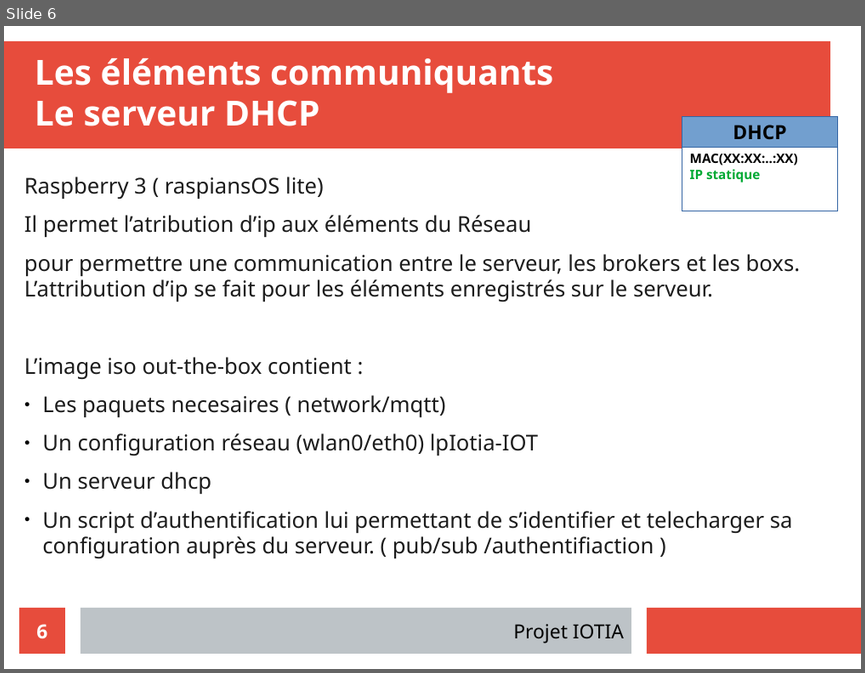
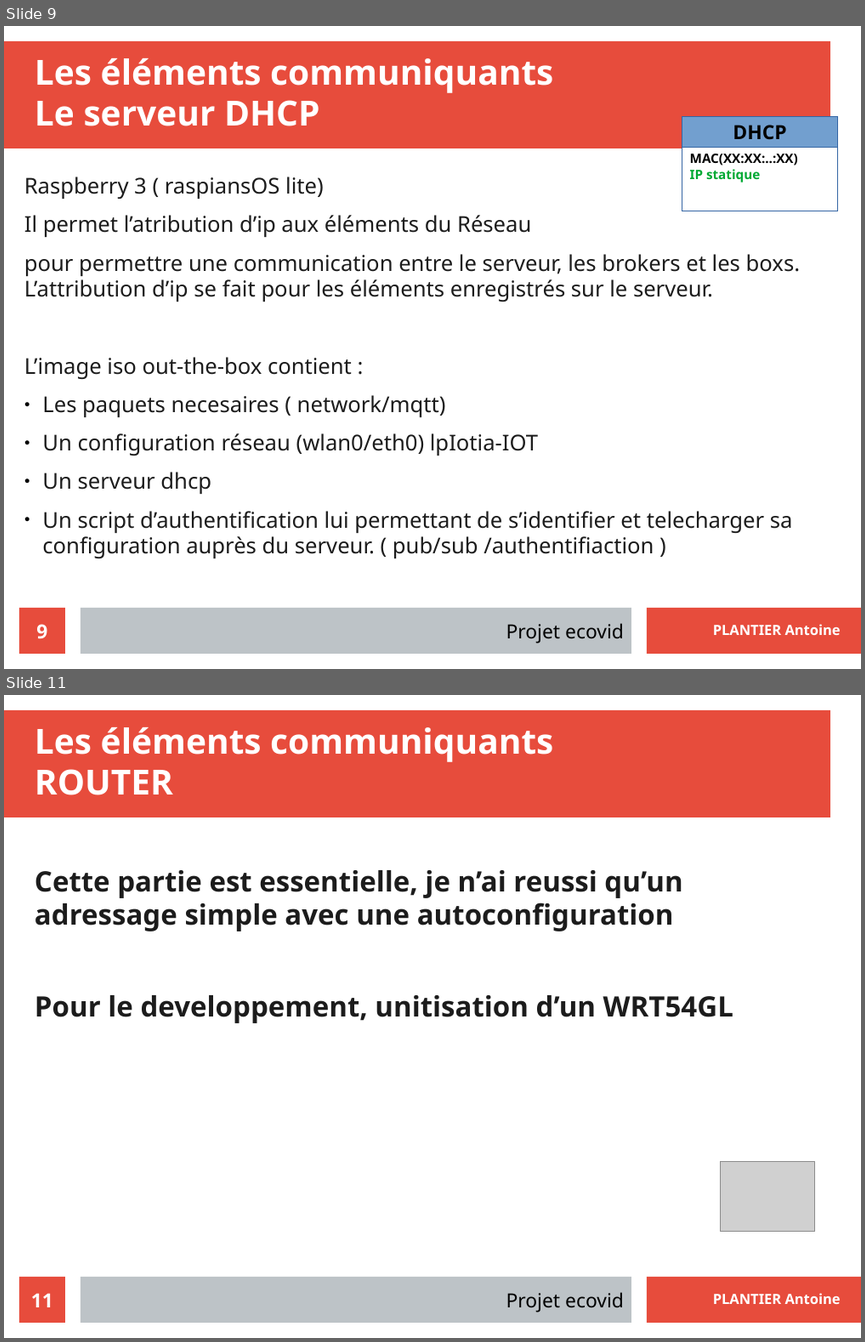
Before and after one commit to LENSAlex/ProjetIotia, a slide deck: config-raspbery/doc/Presentation_Network.odp. Shown one above the other, each under a label of ours: slide 6 before the commit, slides 9 and 11 after it; the slides between them are not shown. The pictures are 865x673 and 865x1342 pixels, drawn with LibreOffice and Linux fonts; fonts in the diff are those of the drawing; grey boxes stand for pictures; background and template pictures are left out. Boxes give left, top, right and bottom in pixels: in the first picture for what was removed or moved away, otherwise in the second. Text is boxed around its words. In the diff, an @@ line names an element or a change of style, - is before the commit and + after.

```diff
--- a/config-raspbery/doc/Presentation_Network.odp
+++ b/config-raspbery/doc/Presentation_Network.odp
@@ slide 11 added at [4, 695, 861, 1338], background #FFFFFF; not listed: 5 template elements that a slide beside it also shows @@
@@ title added at [35, 727, 553, 795], 32 pt, text #FFFFFF, bold @@
+Les éléments communiquants
+ROUTER
@@ text added at [35, 870, 733, 1023], 26 pt, text #1C1C1C, bold @@
+Cette partie est essentielle, je n’ai reussi qu’un adressage simple avec une autoconfiguration
+Pour le developpement, unitisation d’un WRT54GL
@@ picture added at [721, 1162, 815, 1231] @@
@@ page number added at [19, 1276, 65, 1322], fill #E74C3C, 18 pt, text #FFFFFF, bold @@
+11
@@ what was slide 6 is now slide 9 @@
@@ slide 9 changed as well @@
@@ page number at [36, 624, 47, 639]: text changed @@
-6
+9
@@ text at [506, 623, 624, 643]: text changed @@
-Projet IOTIA
+Projet ecovid
@@ text added at [713, 624, 840, 635], 13 pt, text #FFFFFF, bold @@
+PLANTIER Antoine
```
Also in this commit, not shown: 4 other slides changed, 9 other slides added, 2 slides removed, 5 other files.
